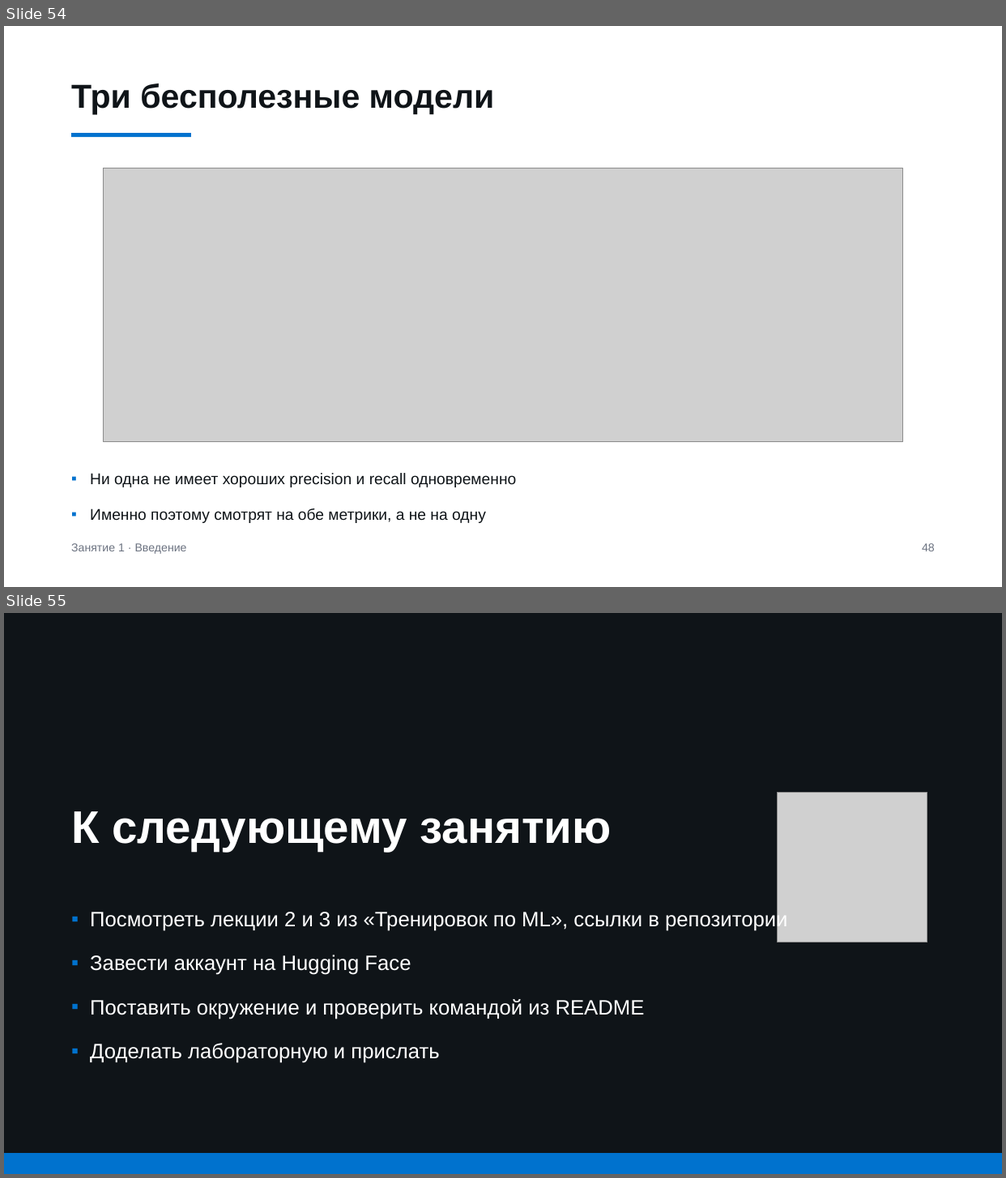
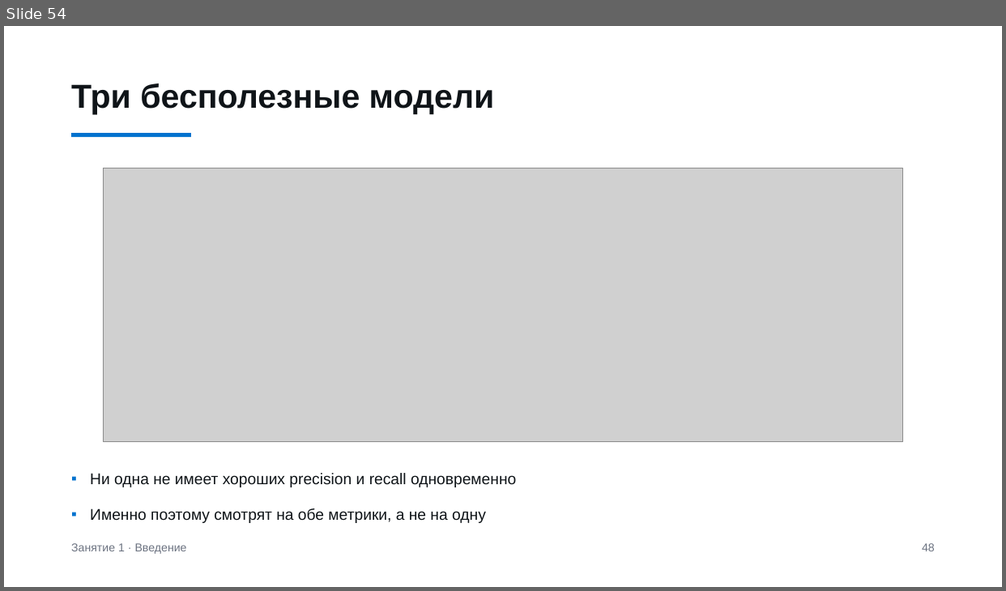
Before and after one commit to AmpiroMax/ml_dafe_mipt, a slide deck: classes/week_01_intro/lecture_01.pptx. Shown one above the other, each under a label of ours: slides 54 and 55 before the commit, slide 54 after it. The pictures are 1006x1178 and 1006x591 pixels, drawn with LibreOffice and Linux fonts; fonts in the diff are those of the drawing; grey boxes stand for pictures. Boxes give left, top, right and bottom in pixels: in the first picture for what was removed or moved away, otherwise in the second. Text is boxed around its words. In the diff, an @@ line names an element or a change of style, - is before the commit and + after.

```diff
--- a/classes/week_01_intro/lecture_01.pptx
+++ b/classes/week_01_intro/lecture_01.pptx
@@ slide 55 removed at (4, 613, 1002, 1174), background #FFFFFF @@
@@ rectangle removed at (4, 613, 1002, 1174) @@
@@ picture removed at (778, 793, 927, 943) @@
@@ text removed at (71, 811, 612, 852) @@
-К следующему занятию
@@ text removed at (90, 909, 787, 1063) @@
-▪ Посмотреть лекции 2 и 3 из «Тренировок по ML», ссылки в репозитории
-▪ Завести аккаунт на Hugging Face
-▪ Поставить окружение и проверить командой из README
-▪ Доделать лабораторную и прислать
@@ rectangle removed at (4, 1153, 1002, 1174) @@
```
Also in this commit, not shown: 2 slides changed, 1 slide added, 4 other files.
